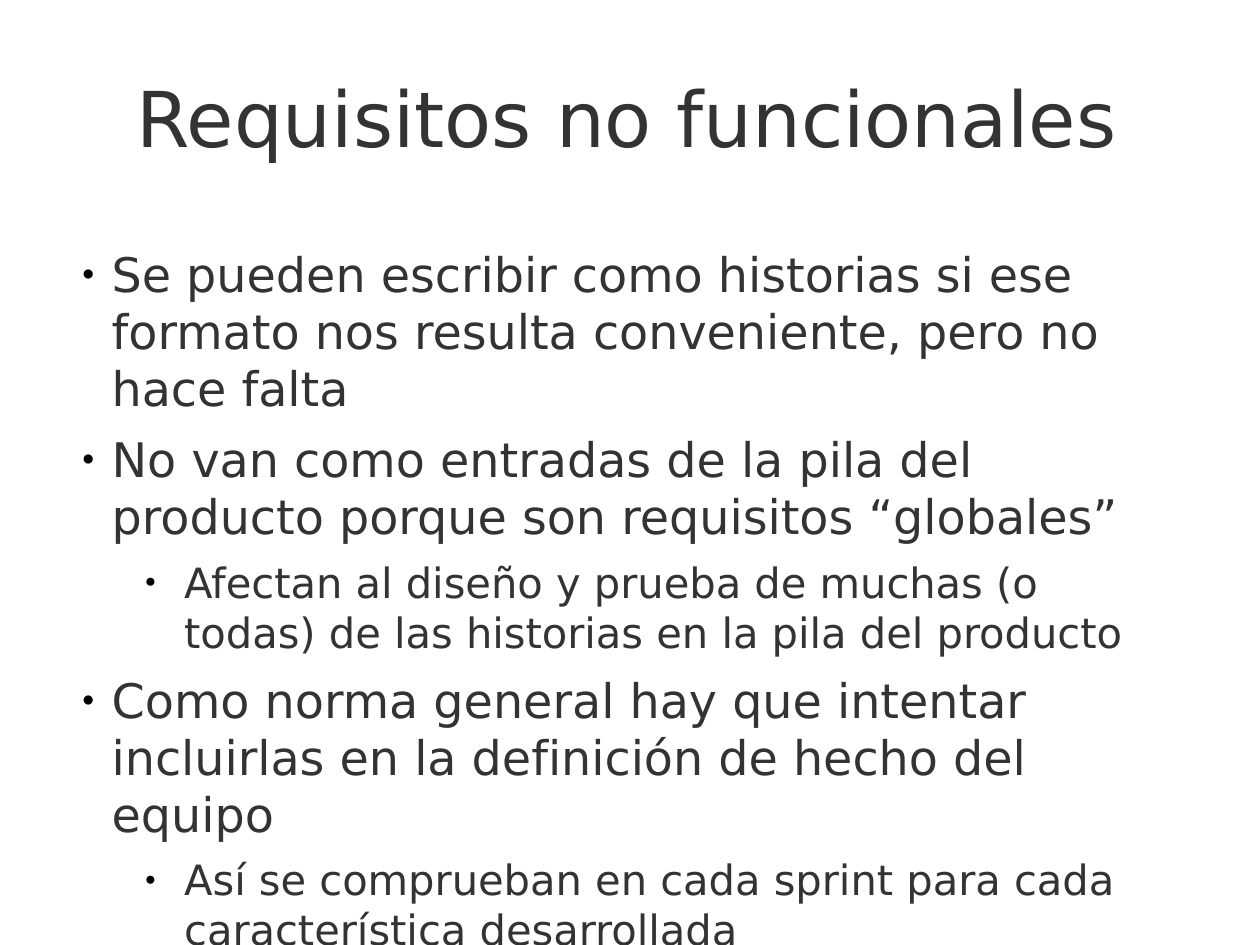
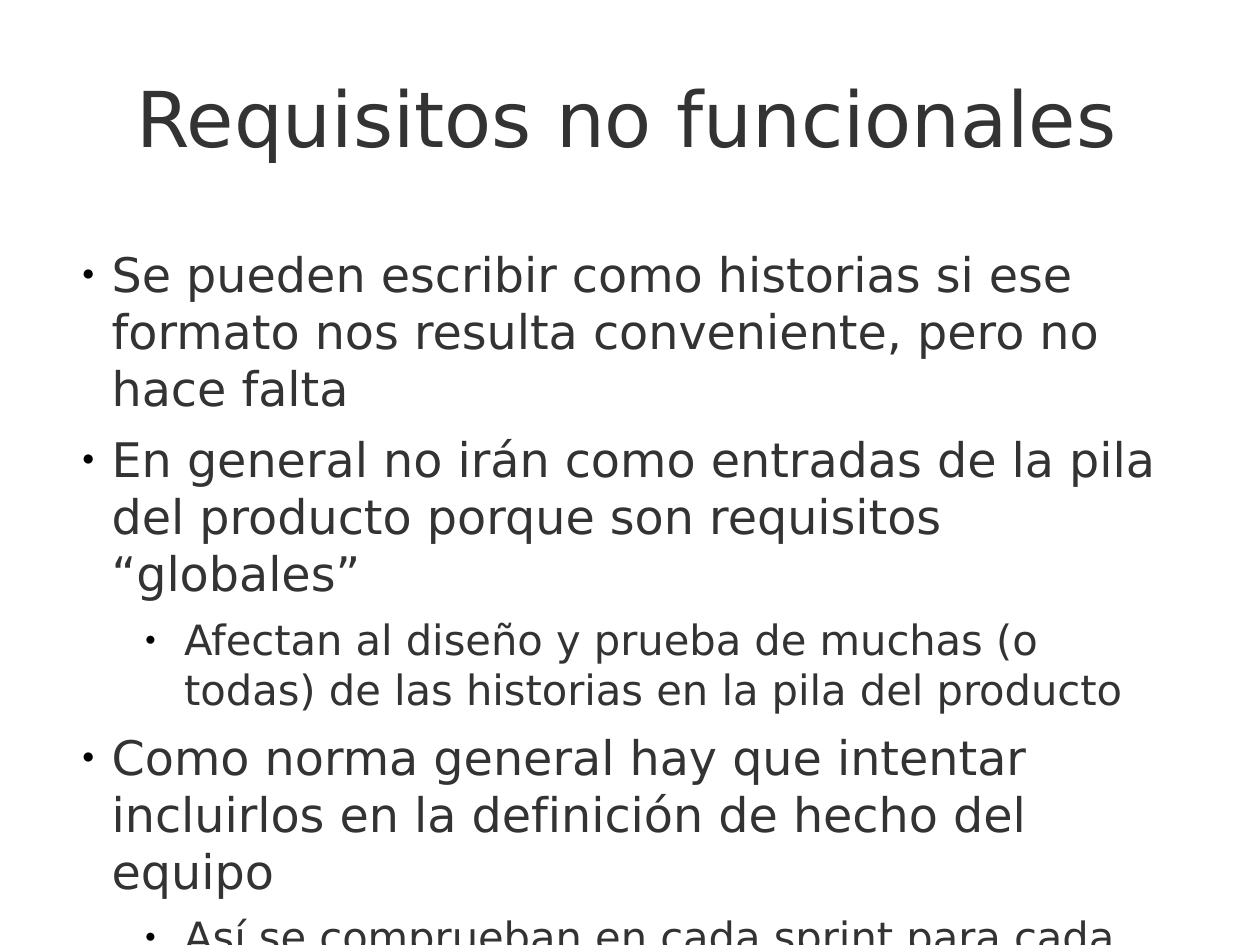
Before and after one commit to UNIZAR-30248-GeProSoft/scrum-slides, a slide deck: slide 33 of 7i_GPS-S04-Scrum-RequisitosHistoriasUsuario.odp. Drawn at 1260x945 pixels with LibreOffice and Linux fonts; fonts in the diff are those of the drawing; background and template pictures are left out. Boxes give left, top, right and bottom in pixels: in the first picture for what was removed or moved away, otherwise in the second. Text is boxed around its words. In the diff, an @@ line names an element or a change of style, - is before the commit and + after.

Commit message:
Some typos corrected and minor changes in some texts

```diff
--- a/7i_GPS-S04-Scrum-RequisitosHistoriasUsuario.odp
+++ b/7i_GPS-S04-Scrum-RequisitosHistoriasUsuario.odp
@@ text at (112, 439, 1155, 601): text changed @@
-● No van como entradas de la pila del producto porque son requisitos “globales”
+● En general no irán como entradas de la pila del producto porque son requisitos “globales”
@@ text at (112, 739, 1026, 899): text changed @@
-● Como norma general hay que intentar incluirlas en la definición de hecho del equipo
+● Como norma general hay que intentar incluirlos en la definición de hecho del equipo
```
Also in this commit, not shown: 7 other slides changed.
